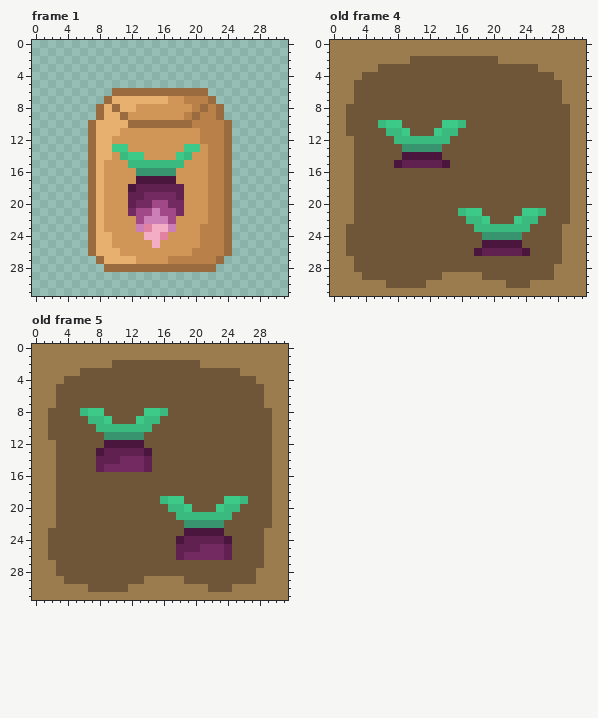
File history of a pixel-art file, Aseprite/Vegetables/SweetBeet.aseprite. That is the earlier state.
32x32 pixels, 5 frames. Shown: frame 1, old frame 4, old frame 5. The commit also changed other frames, which this record leaves out.
Once edited:
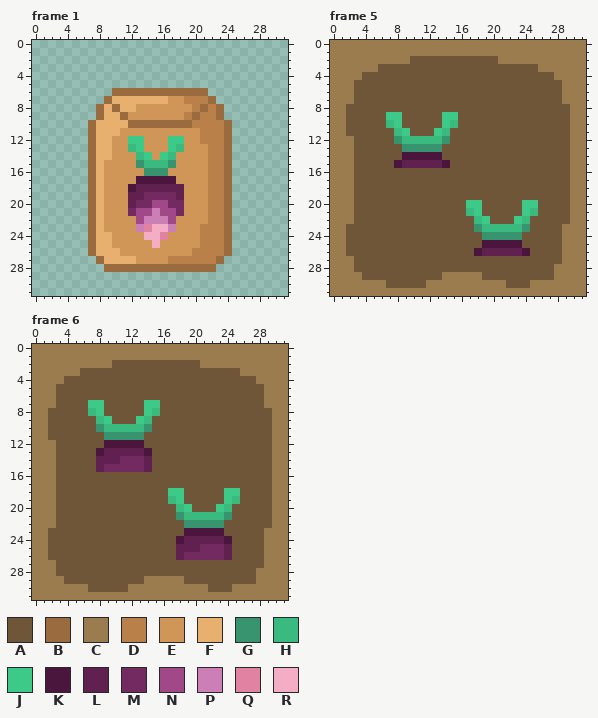
Palette (. is transparent): A #6f5638  B #9a6b3f  C #9b7c4f  D #ba804a  E #cf9658  F #e8b06f  G #37946e  H #3aba7e  J #3dca88  K #4a163e  L #602151  M #722a61  N #a14889  P #cc7fb7  Q #e182a2  R #f3adc4
From old to new:
frames 5 -> 6
Frame 1:
Colour E replaces colour G in row 16 at x 13 and 17.
Colour E replaces colour H in row 14 at x 11 and 19; in row 15 at x 12 and 18.
Colour E replaces colour J in row 13 at x 10 to 11 and 19 to 20; in row 14 at x 12 and 18.
Colour G replaces colour H in row 15 at x 13 and 17.
Colour H replaces colour E in row 13 at x 12 and 18; in row 14 at x 17.
Colour H replaces colour J in row 14 at x 13.
Colour J replaces colour E in row 12 at x 12 to 13 and 17 to 18; in row 13 at x 13 and 17; in row 14 at x 14 and 16.
Frame 5 against old frame 4:
Colour A replaces colour H in row 10 at x 6 and 16; in row 11 at x 7 and 15; in row 21 at x 16 and 26; in row 22 at x 17 and 25.
Colour G replaces colour H in row 12 at x 8 and 14; in row 23 at x 18 and 24.
Colour H replaces colour J in row 10 at x 7 and 15; in row 21 at x 17 and 25.
Colour J replaces colour A in row 9 at x 7 to 8 and 14 to 15; in row 20 at x 17 to 18 and 24 to 25.
Frame 6 against old frame 5:
Colour A replaces colour H in row 8 at x 6 and 16; in row 9 at x 7 and 15; in row 19 at x 16 and 26; in row 20 at x 17 and 25.
Colour G replaces colour H in row 10 at x 8 and 14; in row 21 at x 18 and 24.
Colour H replaces colour J in row 8 at x 7 and 15; in row 19 at x 17 and 25.
Colour J replaces colour A in row 7 at x 7 to 8 and 14 to 15; in row 18 at x 17 to 18 and 24 to 25.
